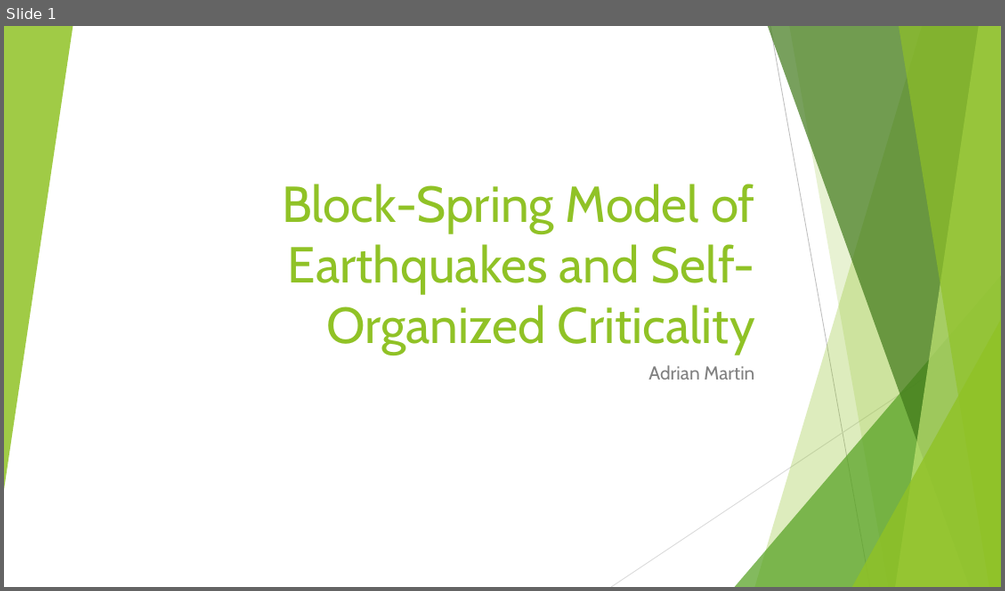
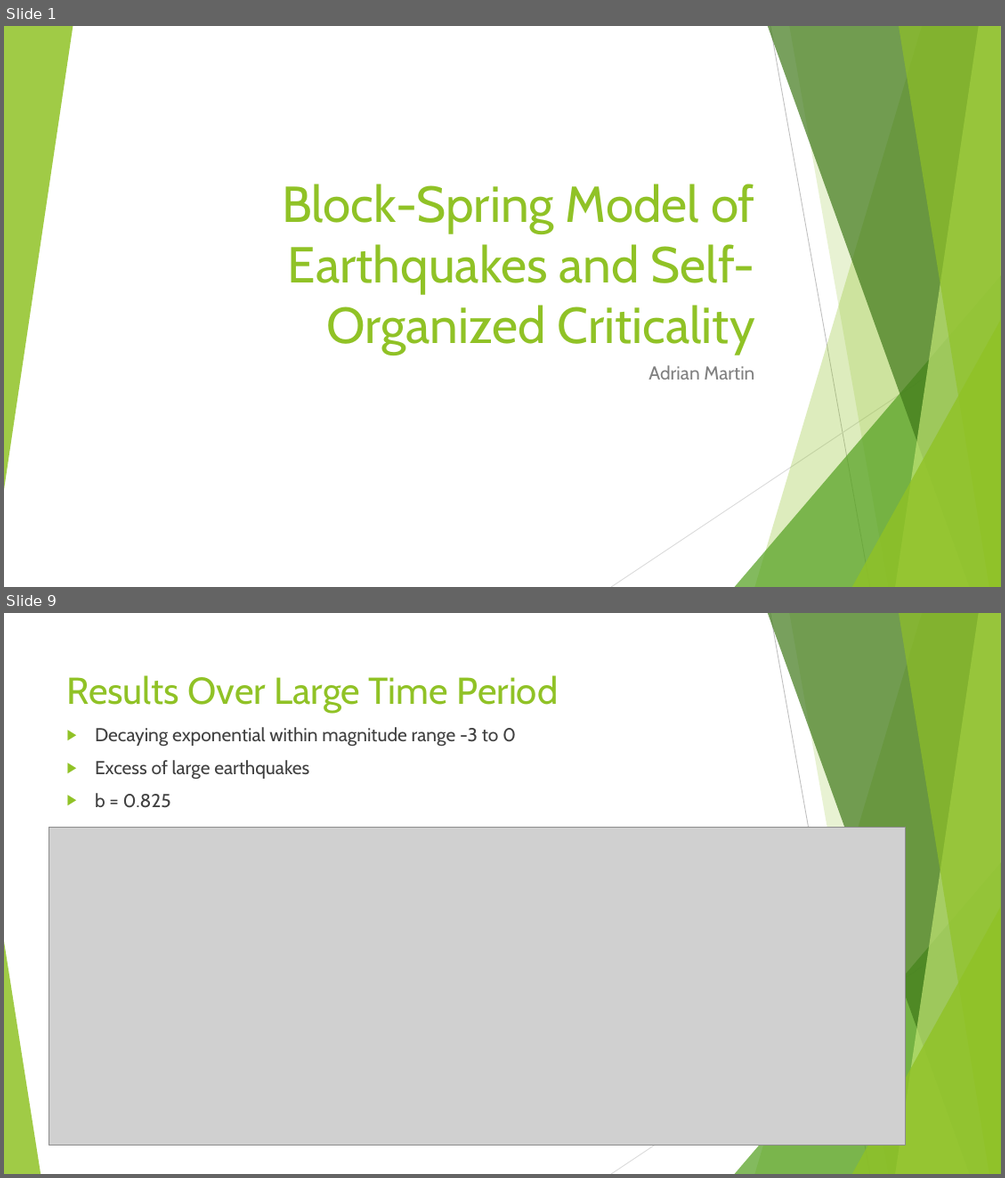
Before and after one commit to aMartin6/Final_Project, a slide deck: Earthquake Presentation.pptx. Shown one above the other, each under a label of ours: slide 1 before the commit, slides 1 and 9 after it; the slides between them are not shown. The pictures are 1005x591 and 1005x1178 pixels, drawn with LibreOffice and Linux fonts; fonts in the diff are those of the drawing; grey boxes stand for pictures. Boxes give left, top, right and bottom in pixels: in the first picture for what was removed or moved away, otherwise in the second. Text is boxed around its words. In the diff, an @@ line names an element or a change of style, - is before the commit and + after.

```diff
--- a/Earthquake Presentation.pptx
+++ b/Earthquake Presentation.pptx
@@ slide 9 added at (x1=4, y1=613, x2=1001, y2=1174), background #FFFFFF; not listed: 9 template elements that a slide beside it also shows @@
@@ title added at (x1=67, y1=675, x2=558, y2=713), 36 pt, text #90C226 @@
+Results Over Large Time Period
@@ text added at (x1=95, y1=727, x2=516, y2=808), 18 pt, text #404040 @@
+▶ Decaying exponential within magnitude range -3 to 0
+▶ Excess of large earthquakes
+▶ b = 0.825
@@ picture added at (x1=48, y1=827, x2=905, y2=1144) @@
@@ triangle added at (x1=4, y1=941, x2=40, y2=1174), fill #90C226 at 85% opacity @@
```
Also in this commit, not shown: 4 slides changed, 6 other slides added, 4 slides removed, 1 other file.
